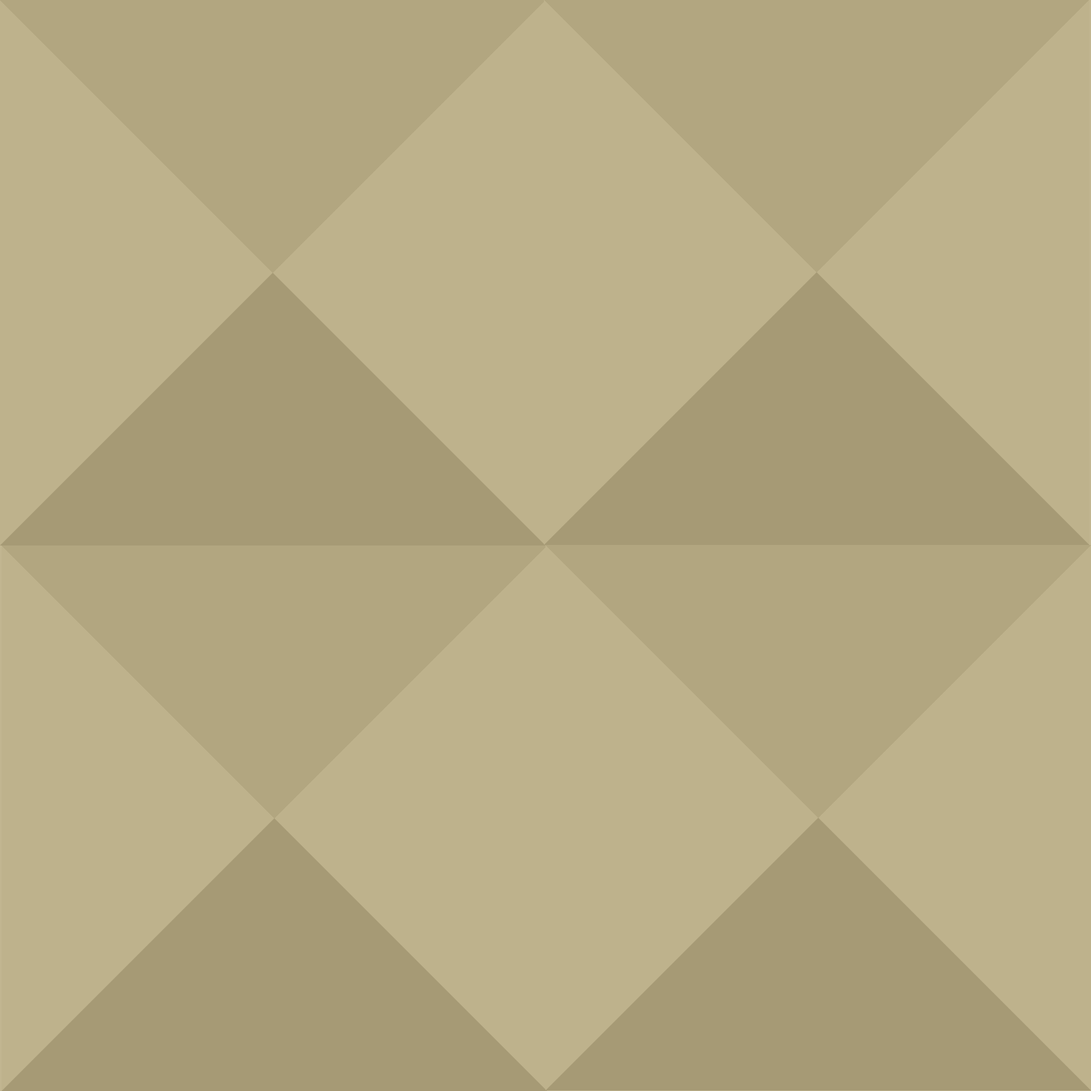
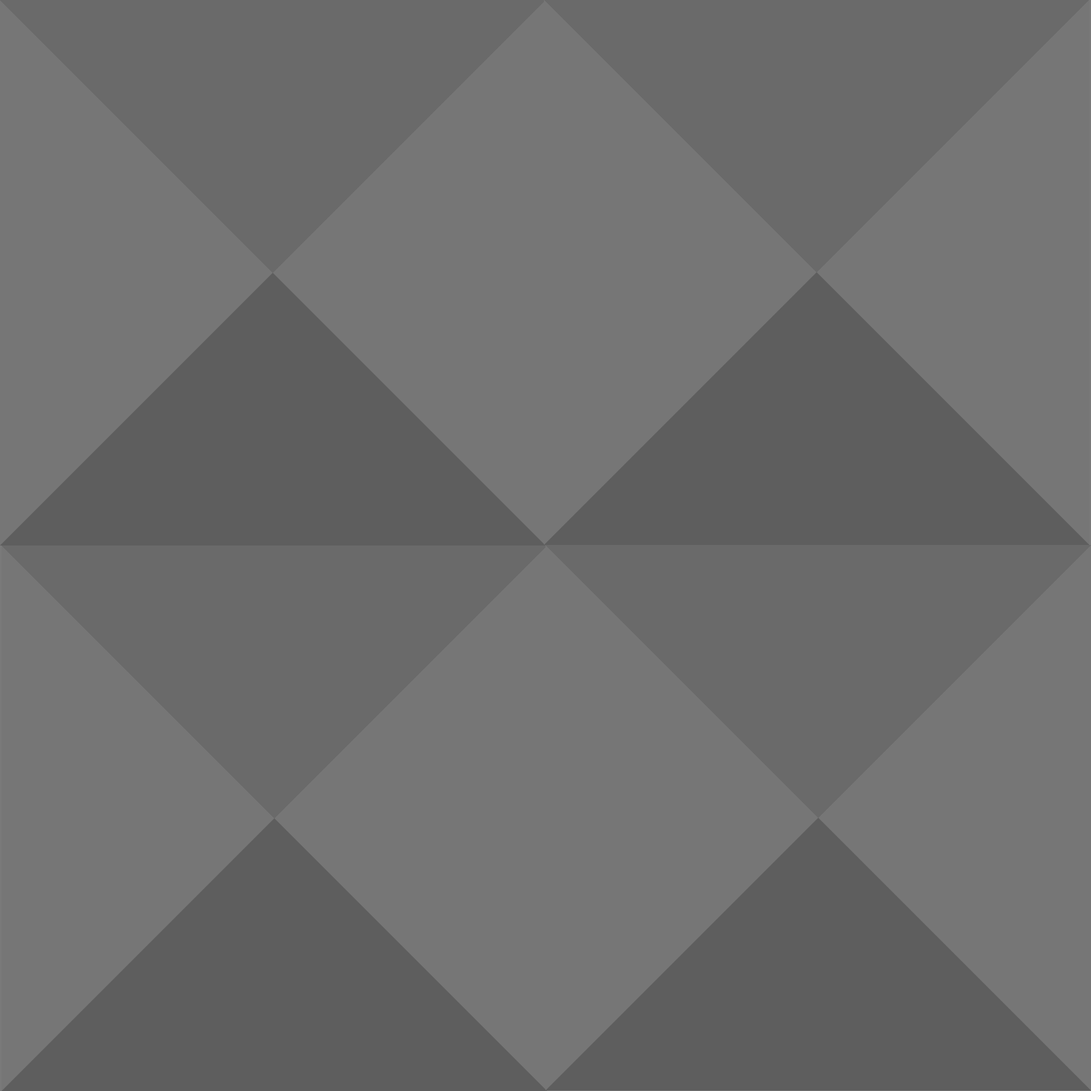
Two versions of the same layered image (w=1091, h=1091). Layer-by-layer changes:
painted on "Afgeronde rechthoek 1" over [0, 0, 1091, 1091]
